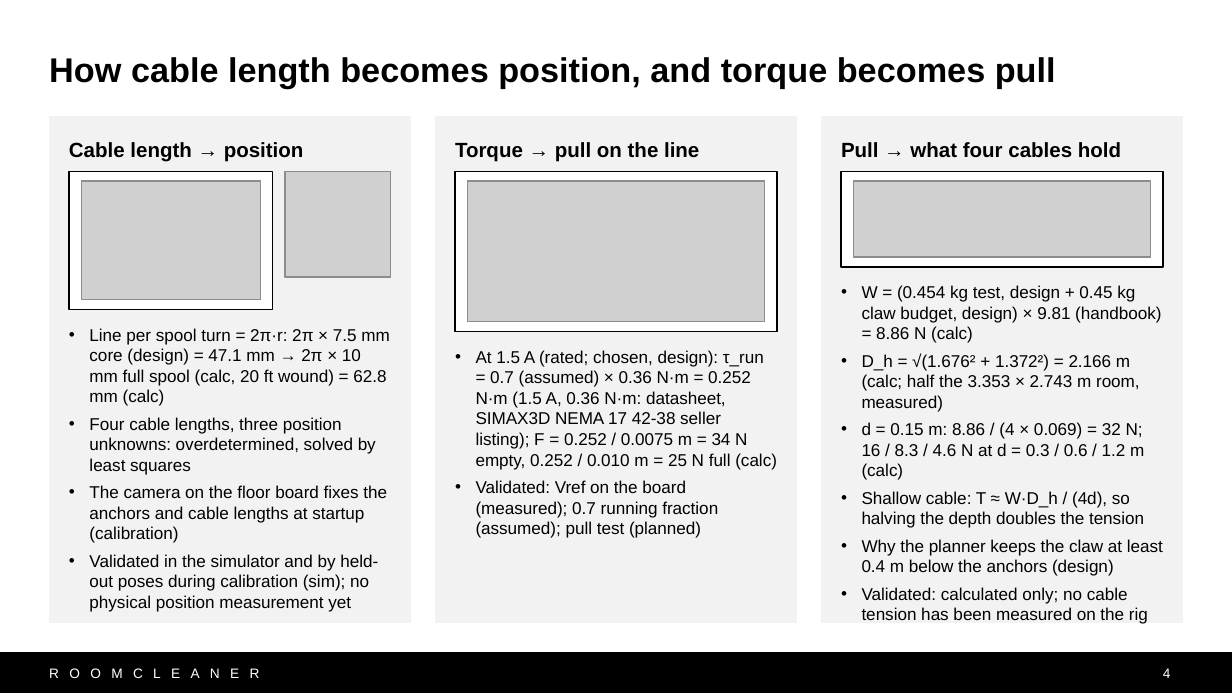
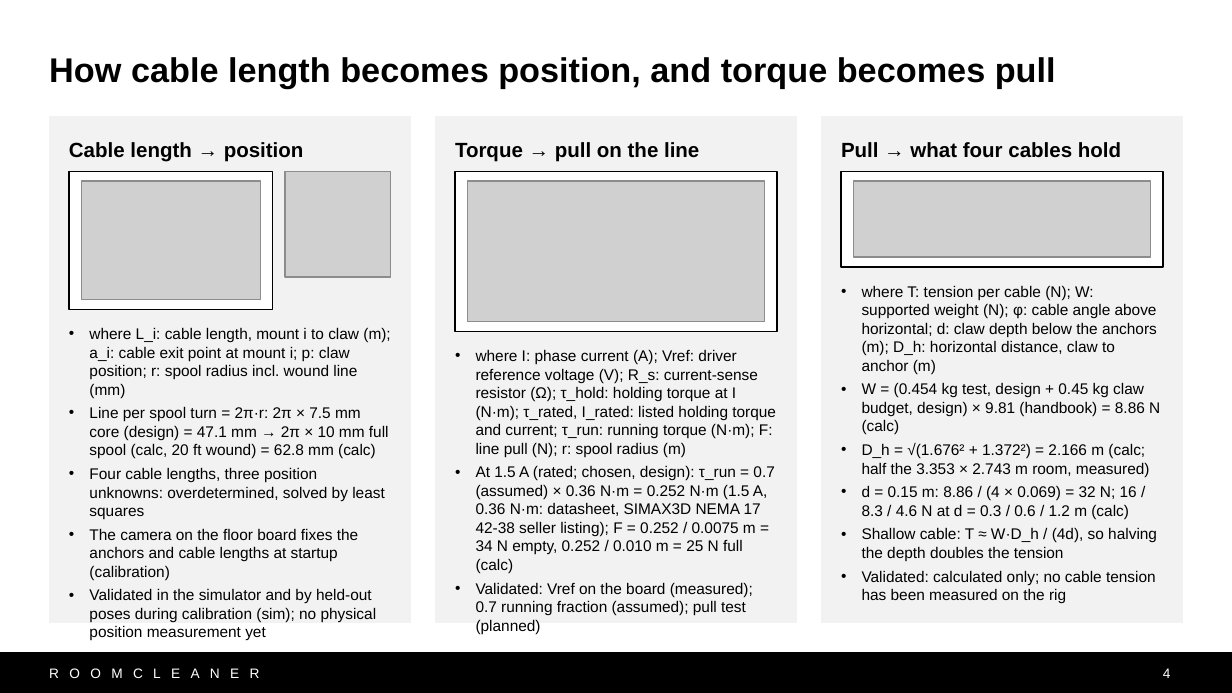
Before and after one commit to Jaspario1199/RoomCleaner, a slide deck: slide 4 of docs/presentation/deck_v10/RoomCleaner_Buntinx_v10.pptx. Drawn at 1232x693 pixels with LibreOffice and Linux fonts; fonts in the diff are those of the drawing; grey boxes stand for pictures. Boxes give left, top, right and bottom in pixels: in the first picture for what was removed or moved away, otherwise in the second. Text is boxed around its words. In the diff, an @@ line names an element or a change of style, - is before the commit and + after.

```diff
--- a/docs/presentation/deck_v10/RoomCleaner_Buntinx_v10.pptx
+++ b/docs/presentation/deck_v10/RoomCleaner_Buntinx_v10.pptx
@@ text in rectangle at [862, 285, 1157, 374]: paragraph added @@
+• where T: tension per cable (N); W: supported weight (N); φ: cable angle above horizontal; d: claw depth below the anchors (m); D_h: horizontal distance, claw to anchor (m)
@@ text in rectangle at [89, 327, 390, 398]: paragraph added @@
+• where L_i: cable length, mount i to claw (m); a_i: cable exit point at mount i; p: claw position; r: spool radius incl. wound line (mm)
@@ text in rectangle at [476, 349, 776, 457]: paragraph added @@
+• where I: phase current (A); Vref: driver reference voltage (V); R_s: current-sense resistor (Ω); τ_hold: holding torque at I (N·m); τ_rated, I_rated: listed holding torque and current; τ_run: running torque (N·m); F: line pull (N); r: spool radius (m)
@@ text in rectangle at [862, 382, 1160, 604]: size 10 to 9 pt in "W = (0.454 kg test, design + ...", "D_h = √(1.676² + 1.372²) = 2.166 ...", "d = 0.15 m: 8.86 / (4 ...", "Shallow cable: T ≈ W·D_h / (4d), ..." and 1 more places; less space between paragraphs @@
@@ text in rectangle at [89, 406, 389, 623]: size 10 to 9 pt in "Line per spool turn = 2π·r: 2π ...", "Four cable lengths, three position unknowns: overdetermined, ...", "The camera on the floor board fixes ...", "Validated in the simulator and by held-out ..."; less space between paragraphs @@
@@ text in rectangle at [476, 465, 774, 634]: size 10 to 9 pt in "At 1.5 A (rated; chosen, design): τ_run ...", "Validated: Vref on the board (measured); 0.7 ..."; less space between paragraphs @@
@@ text in rectangle at [862, 539, 1163, 576]: paragraph removed @@
-• Why the planner keeps the claw at least 0.4 m below the anchors (design)
```
Also in this commit, not shown: 8 other slides changed, 9 other files.
